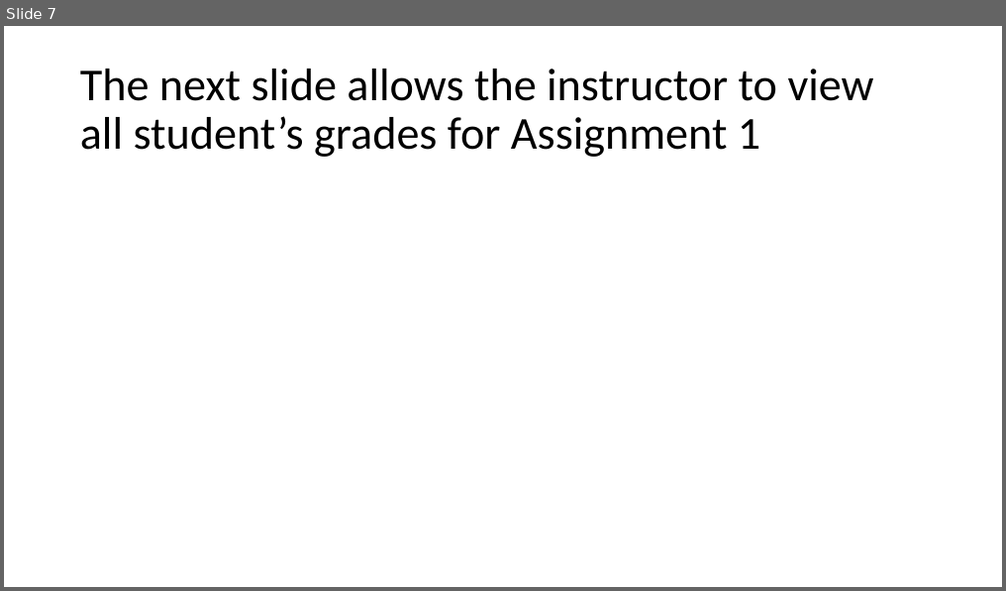
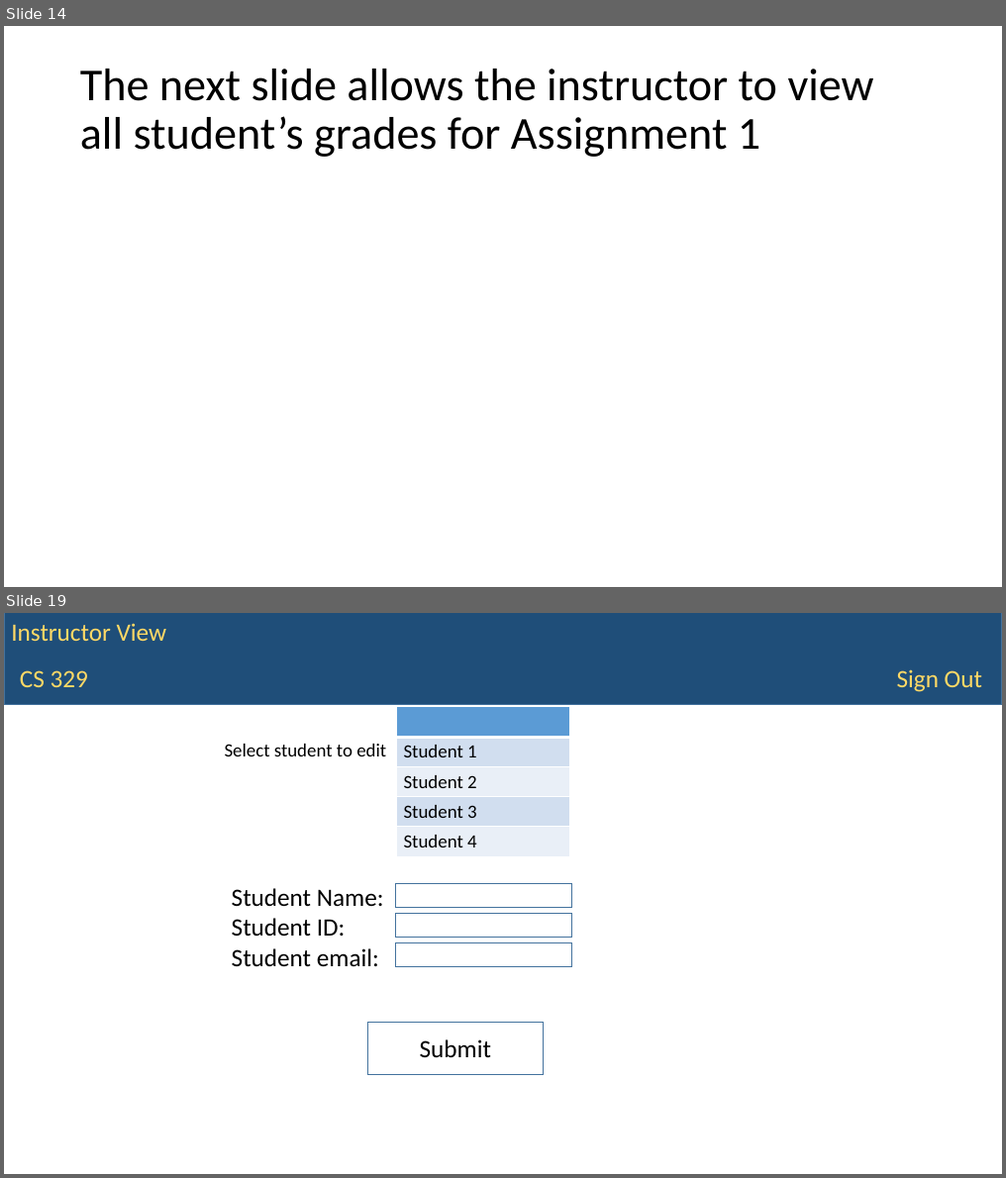
Before and after one commit to WVUP/Spring-2015, a slide deck: Assignments/Gradebook App PowerPont/Courtney Linville/Gradebook.pptx. Shown one above the other, each under a label of ours: slide 7 before the commit, slides 14 and 19 after it; the slides between them are not shown. The pictures are 1006x591 and 1006x1178 pixels, drawn with LibreOffice and Linux fonts; fonts in the diff are those of the drawing. Boxes give left, top, right and bottom in pixels: in the first picture for what was removed or moved away, otherwise in the second. Text is boxed around its words. In the diff, an @@ line names an element or a change of style, - is before the commit and + after.

```diff
--- a/Assignments/Gradebook App PowerPont/Courtney Linville/Gradebook.pptx
+++ b/Assignments/Gradebook App PowerPont/Courtney Linville/Gradebook.pptx
@@ slide 19 added at [4,613,1002,1174], background #FFFFFF @@
@@ rectangle added at [4,613,1002,705], fill #1F4E79, outline #43739E 1 pt @@
@@ text added at [11,623,166,641], 24 pt, text #FFD966 @@
+Instructor View
@@ text added at [20,670,88,687], 24 pt, text #FFD966 @@
+CS 329
@@ text added at [897,669,982,692], 24 pt, text #FFD966 @@
+Sign Out
@@ table added at [396,707,570,857], 5 rows, 1 columns @@
+
+Student 1
+Student 2
+Student 3
+Student 4
@@ text added at [225,744,386,757], 18 pt, text #000000 @@
+Select student to edit
@@ text added at [232,888,384,966], 24 pt, text #000000 @@
+Student Name:
+Student ID:
+Student email:
@@ rectangle added at [395,884,572,908], outline #43739E 1 pt @@
@@ rectangle added at [395,913,572,937], outline #43739E 1 pt @@
@@ rectangle added at [395,943,572,967], outline #43739E 1 pt @@
@@ rectangle added at [368,1022,544,1074], outline #43739E 1 pt @@
@@ text added at [420,1040,491,1059], 24 pt, text #000000 @@
+Submit
@@ what was slide 7 is now slide 14 @@
```
Also in this commit, not shown: 4 slides changed, 18 other slides added.
